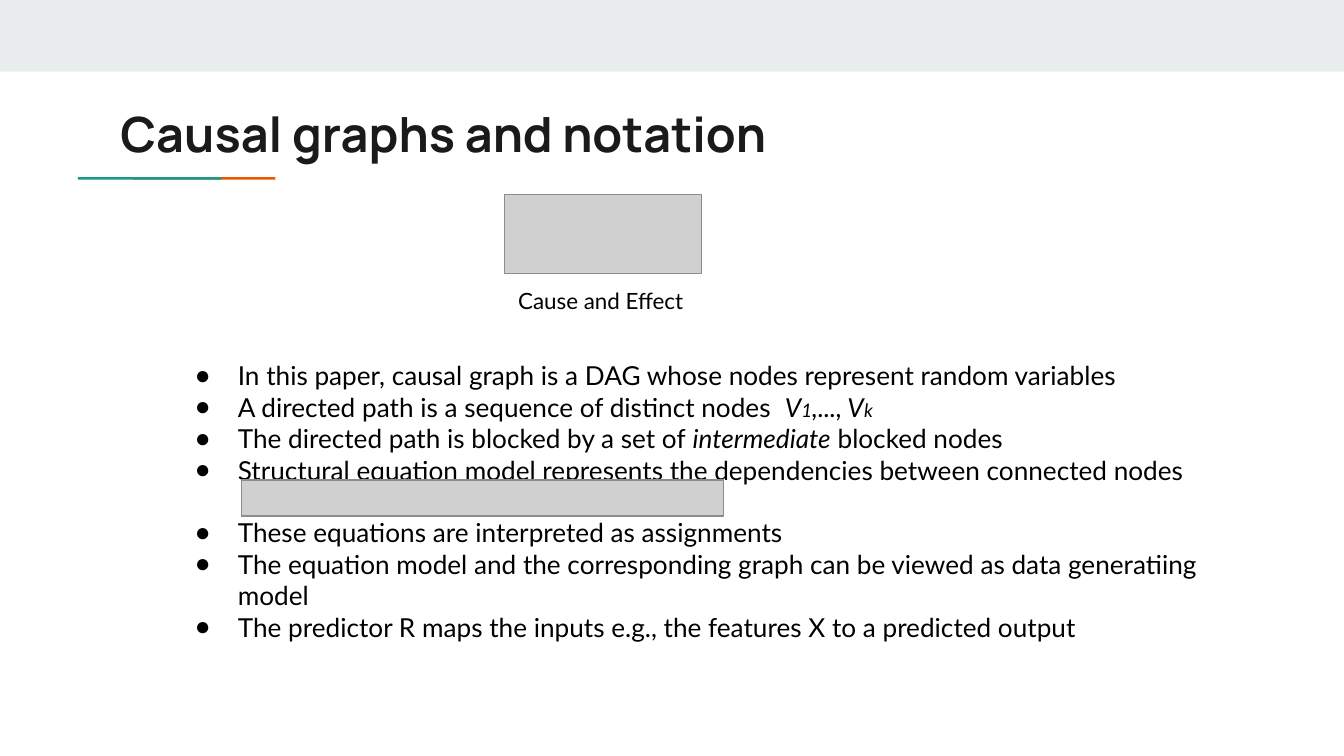
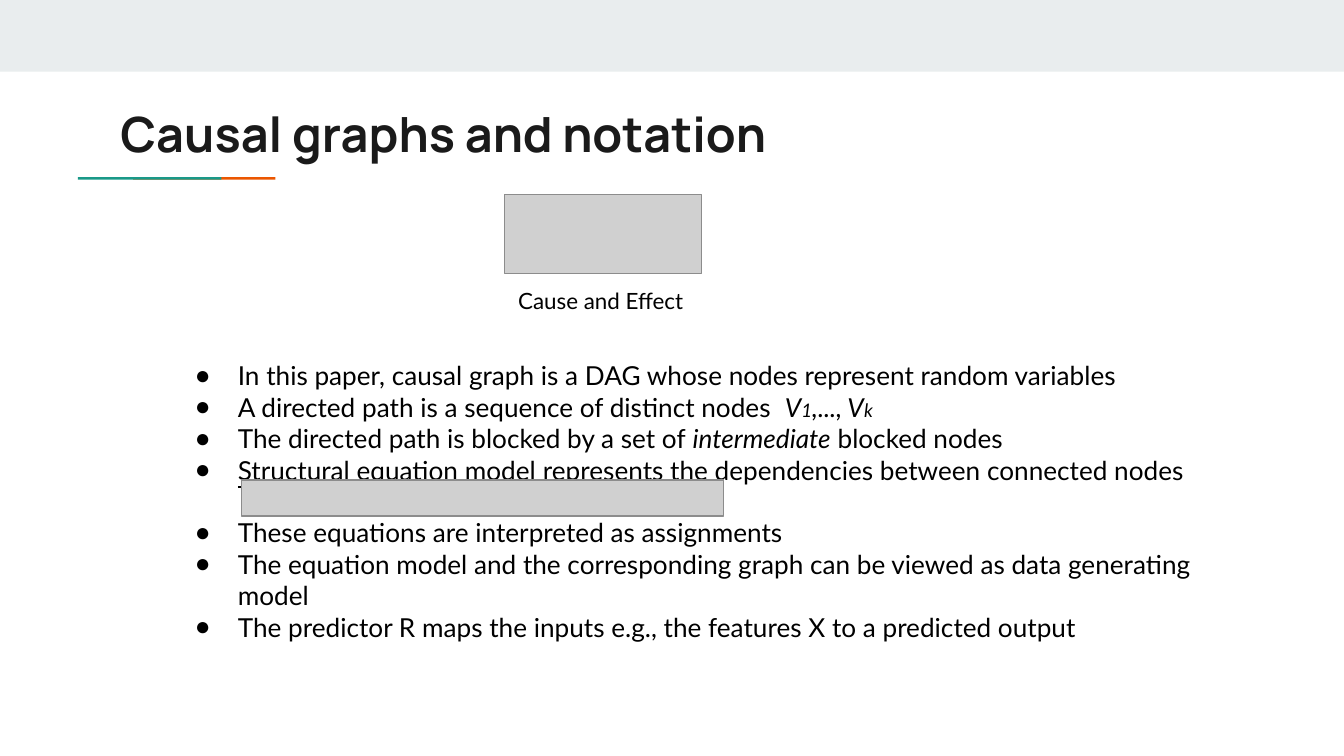
Before and after one commit to aisecure/aisecure.github.io, a slide deck: slide 24 of TEACHING/files/2019/1114/Fairness_Ankit.pptx. Drawn at 1344x756 pixels with LibreOffice and Linux fonts; fonts in the diff are those of the drawing; grey boxes stand for pictures. Boxes give left, top, right and bottom in pixels: in the first picture for what was removed or moved away, otherwise in the second. Text is boxed around its words. In the diff, an @@ line names an element or a change of style, - is before the commit and + after.

```diff
--- a/TEACHING/files/2019/1114/Fairness_Ankit.pptx
+++ b/TEACHING/files/2019/1114/Fairness_Ankit.pptx
@@ text at (238,554,1190,606): text changed @@
-● The equation model and the corresponding graph can be viewed as data generatiing model
+● The equation model and the corresponding graph can be viewed as data generating model
```
Also in this commit, not shown: 12 other slides changed, 1 slide added, 1 other file.
